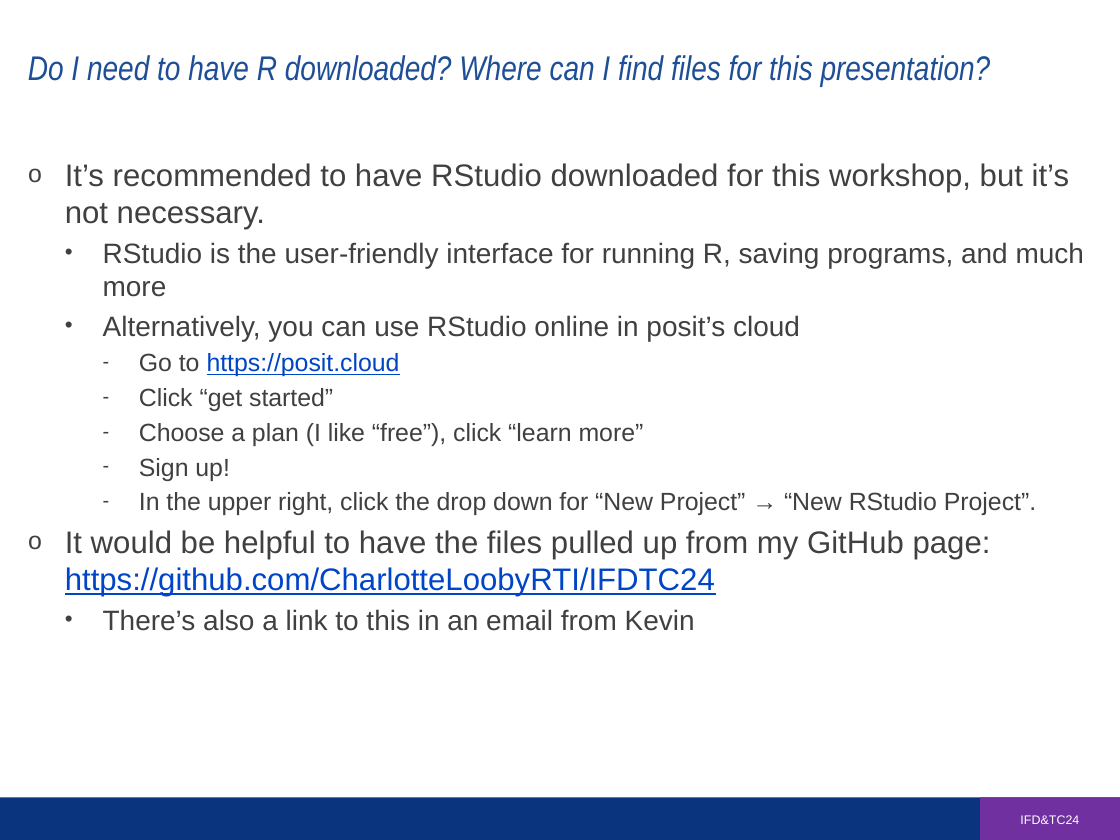
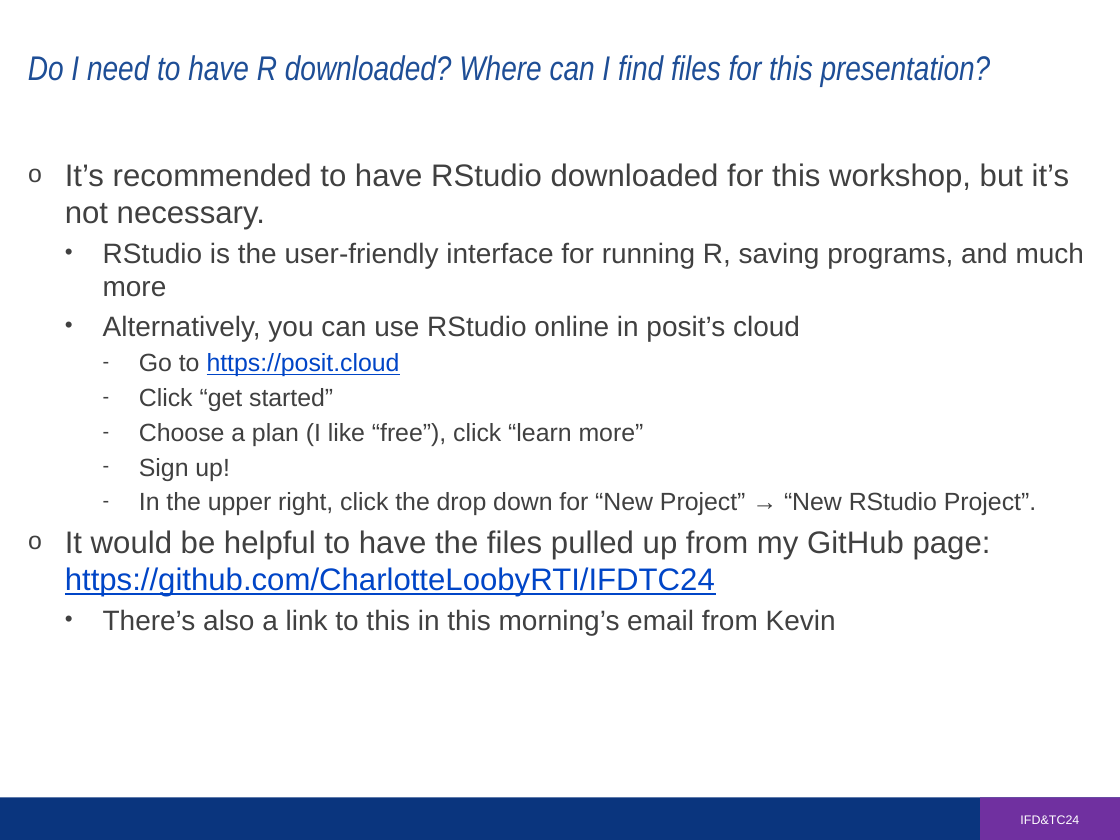
Before and after one commit to CharlotteLoobyRTI/IFDTC24, a slide deck: slide 2 of Presentation_V2.pptx. Drawn at 1120x840 pixels with LibreOffice and Linux fonts; fonts in the diff are those of the drawing. Boxes give left, top, right and bottom in pixels: in the first picture for what was removed or moved away, otherwise in the second. Text is boxed around its words. In the diff, an @@ line names an element or a change of style, - is before the commit and + after.

```diff
--- a/Presentation_V2.pptx
+++ b/Presentation_V2.pptx
@@ text at bbox=[103, 609, 836, 635]: text changed @@
-  • There’s also a link to this in an email from Kevin
+  • There’s also a link to this in this morning’s email from Kevin
```
Also in this commit, not shown: 1 other slide changed, 1 slide added, 1 other file.
